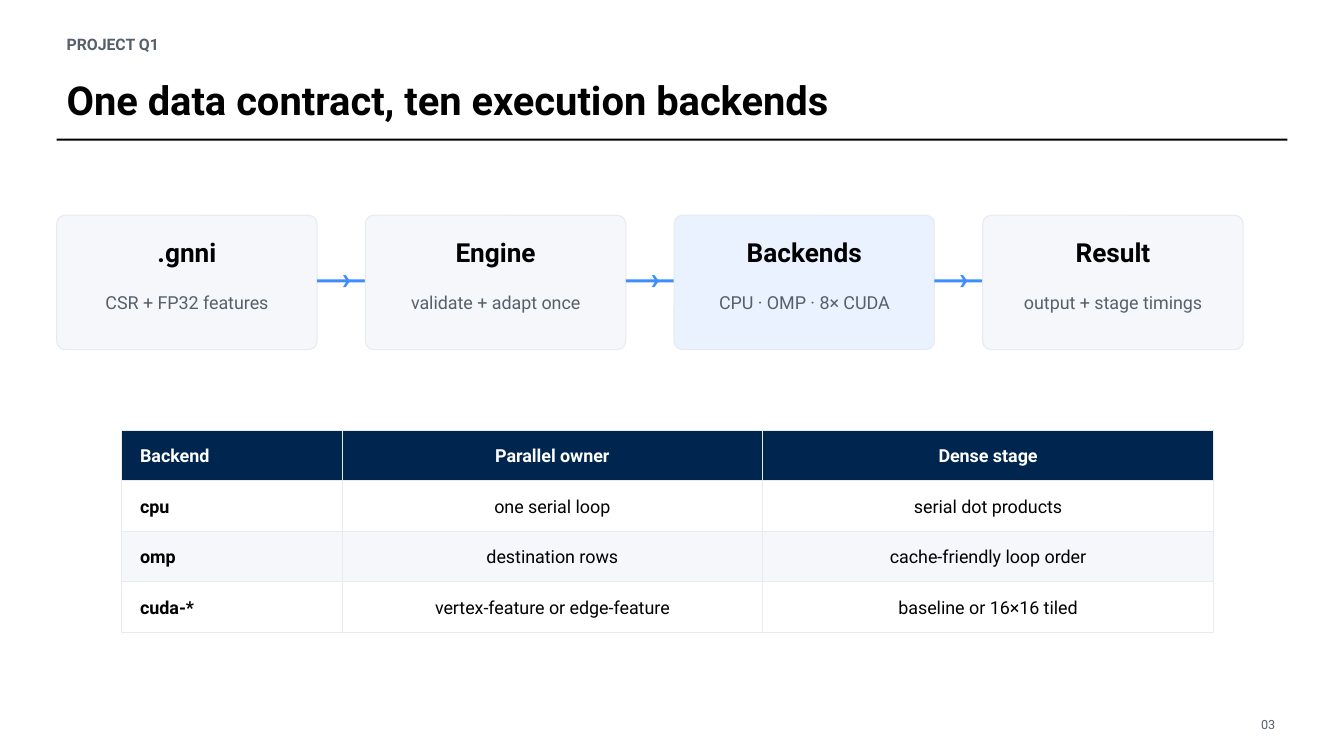
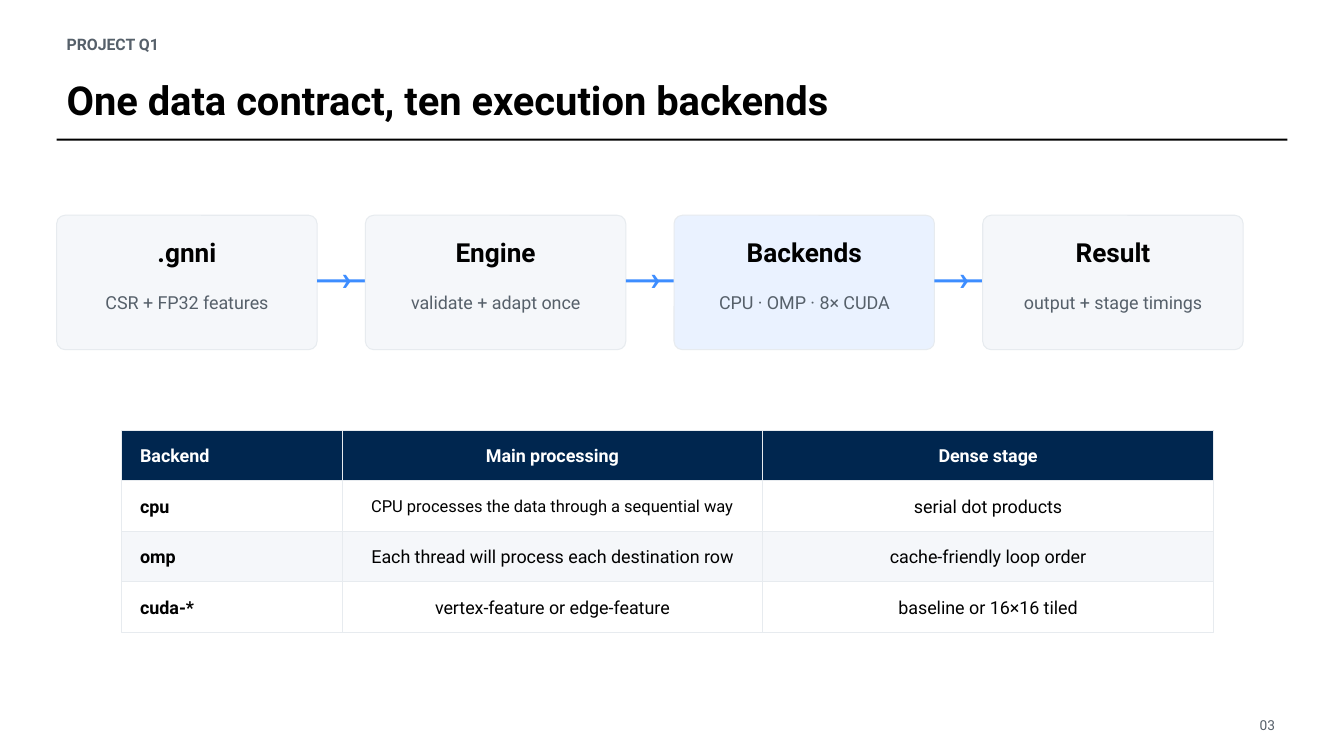
Before and after one commit to numei/gnni_on_gpus, a slide deck: slide 3 of docs/Q1-presentation-final.pptx. Drawn at 1344x756 pixels with LibreOffice and Linux fonts; fonts in the diff are those of the drawing. Boxes give left, top, right and bottom in pixels: in the first picture for what was removed or moved away, otherwise in the second. Text is boxed around its words. In the diff, an @@ line names an element or a change of style, - is before the commit and + after.

```diff
--- a/docs/Q1-presentation-final.pptx
+++ b/docs/Q1-presentation-final.pptx
@@ text at (486,448,619,466): text changed @@
-Parallel owner
+Main processing
@@ text at (371,499,733,516): text changed; size 12.8 to 11.8 pt @@
-one serial loop
+CPU processes the data through a sequential way
@@ text at (371,549,733,567): text changed @@
-destination rows
+Each thread will process each destination row
@@ text "03" at (1260,720,1275,730): size 9 to 9.8 pt @@
```
Also in this commit, not shown: 22 other slides changed, 1 other file.
